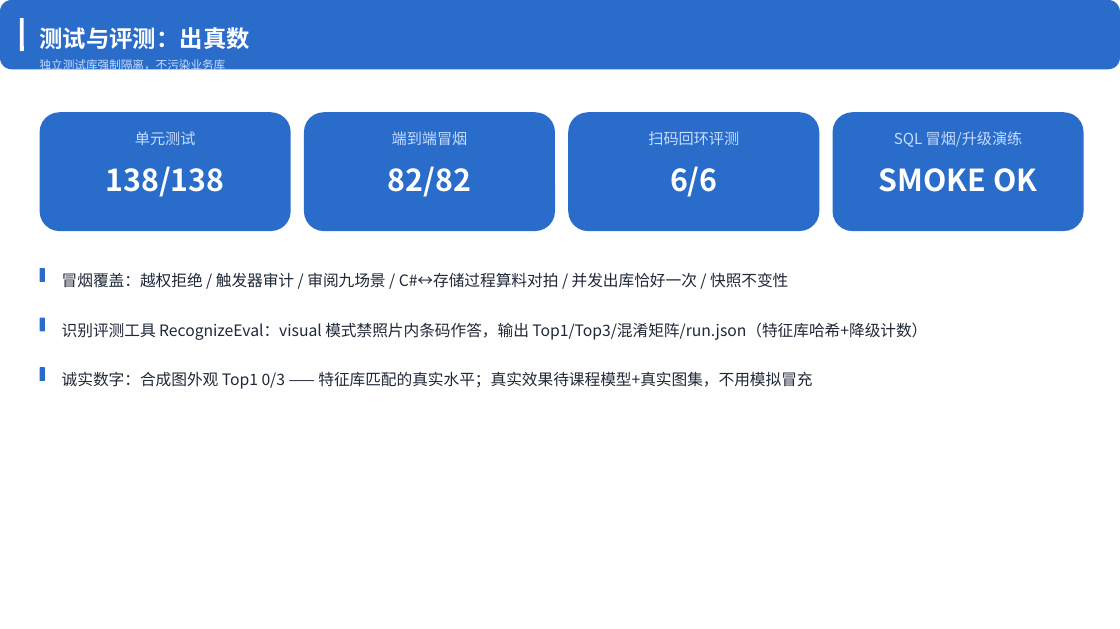
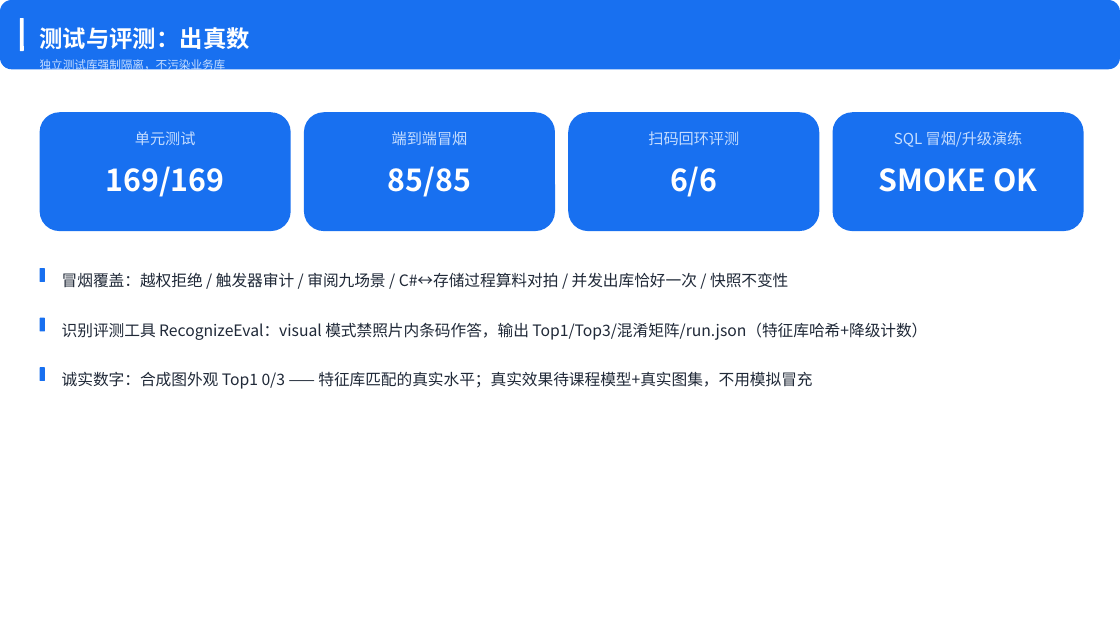
Before and after one commit to yq6666-66/IndustrialRepair, a slide deck: slide 6 of docs/答辩_工业维修智能化零件分配平台.pptx. Drawn at 1120x629 pixels with LibreOffice and Linux fonts; fonts in the diff are those of the drawing. Boxes give left, top, right and bottom in pixels: in the first picture for what was removed or moved away, otherwise in the second. Text is boxed around its words. In the diff, an @@ line names an element or a change of style, - is before the commit and + after.

```diff
--- a/docs/答辩_工业维修智能化零件分配平台.pptx
+++ b/docs/答辩_工业维修智能化零件分配平台.pptx
@@ text at (x1=106, y1=166, x2=225, y2=197): text changed @@
-138/138
+169/169
@@ text at (x1=388, y1=166, x2=471, y2=197): text changed @@
-82/82
+85/85
@@ fill #2A6CCA to #1870F0 in 8 elements at (x1=0, y1=0, x2=1120, y2=70), (x1=39, y1=112, x2=290, y2=232), (x1=304, y1=112, x2=555, y2=232), (x1=568, y1=112, x2=819, y2=232), (x1=832, y1=112, x2=1083, y2=232), (x1=39, y1=268, x2=44, y2=283), (x1=39, y1=318, x2=44, y2=332), (x1=39, y1=367, x2=44, y2=382) @@
```
Also in this commit, not shown: 8 other slides changed, 10 other files.
